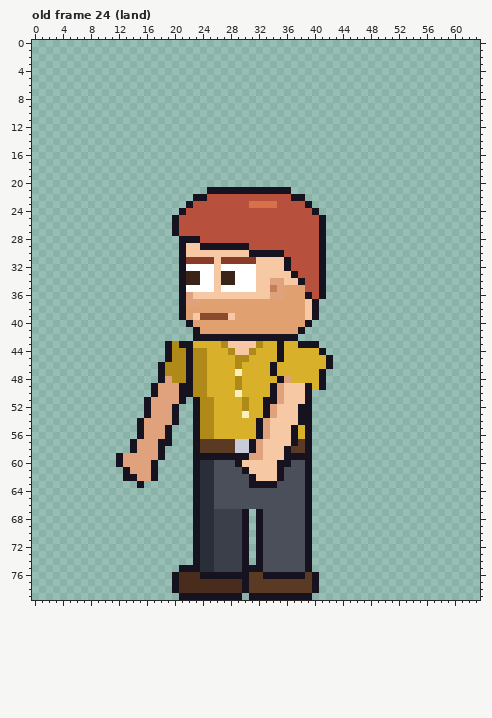
A pixel-art file gets an edit: sprites/expo/expo_vendi_left_anim.aseprite. Above is the file before it was changed.
64x80 pixels, 123 frames. Colours within 5 levels of each other are drawn and written as one. Shown: old frame 24 (land). The commit also changed other frames, which this record leaves out.
Now the later version:
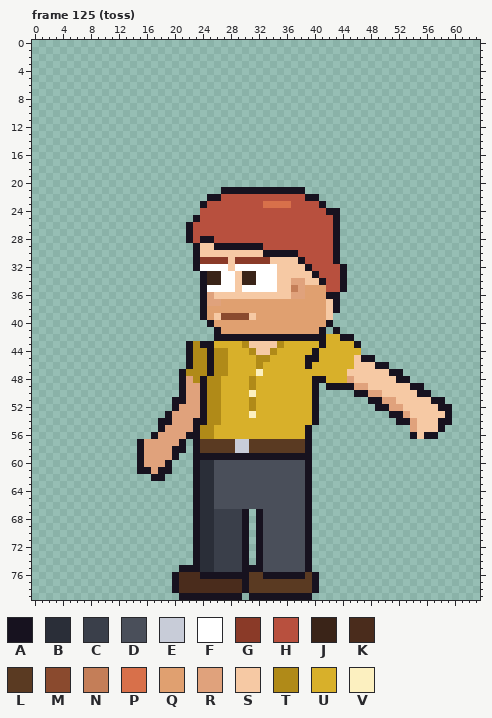
Palette (. is transparent): A #17121f  B #2a2e38  C #3a3f4a  D #4a4f5a  E #c8ccd8  F #ffffff  G #8a3a28  H #b8503e  J #3a2418  K #4a2c1c  L #5a3a22  M #8a4a2e  N #c47e58  P #d8704a  Q #e0a070  R #e0a27c  S #f6c9a4  T #b08a18  U #d8b02a  V #fcf0c0
A new or re-ordered frame is compared with the old frame closest to it.
Difference:
frames 123 -> 129
Changed rows in their new state; - is an unchanged pixel.
Frame 125 (toss) is new; against old frame 24 (land):
first column x 12:
21 -------------..----------AA---------------------
22 -----------..AA----------HHAA-------------------
23 ----------..A------HH--PP--HHA------------------
24 ---------...----------------HHAA----------------
25 --------...A-----------------HHA----------------
26 --------..A------------------HHA----------------
27 --------..A------------------HHA----------------
28 ---------.-HAA---------------HHA----------------
29 ---------..ASS-----AA--------HHA----------------
30 ---------..A-------SS---AA---HHA----------------
31 ---------..A--G-S---GG--SSA--HHA----------------
32 ---------..A--F-S---FFF-SSSA-HHHA---------------
33 ---------...AJJFFSJJFFF--SSSAHHHA---------------
34 ---------...AJJFFSJJFFFS-RRSS-HHA---------------
35 ---------...A-F--S--FFFSSNRQQQHHA---------------
36 ---------...AR--------SSSRRQQQAA----------------
37 ---------...ARR------------QQQSA----------------
38 ---------...A--------------QQQSA----------------
39 ---------...AQS-MMMS-------QQQS-----------------
40 ----------...A-------------QQQA-----------------
41 -----------...A-----------QQQA-A----------------
42 -----------...------------AAAAUUAA--------------
43 -------...-TAA-UUUT-SSST--UUUAUUUUA-------------
44 -------...---ATTUUU-SSTU----AUUUUUU-------------
45 -------...---ATT-UU-TT-U---AA-UUUUSAA-----------
46 ------....---ATT-U--T-U----A--UUUUSSSAA---------
47 ------...AT--ATT-U--V-U------UUUUSSSSSSAA-------
48 ------...AR-ATT--U-T---UU---A-UUURSSSSSSAA------
49 -----....-RRATT--U-T--UUUUUUA.AAAARRSSSSSSAA----
50 -----....-RRATT--U-V--UUUUUUA-----AARRSSSSSAA---
51 ----....A-RRA-T---UT-UUUUUUUA-------AARRSSSSSAA-
52 ----....-RRRA-T---UT-UUUUUUUA--------AARRSSSSSAA
53 ----...ARRRRA-T---UV-UUUUUUUA----------AARSSSSSA
54 ---...AARRR-A-T-----UUUUUUUUA-----------AARSSSAA
55 ---...ARRRR---------UUUUUU----------------RSSSA-
56 ---..A-RRRA---------UUUUUU----------------ASAA--
57 --.A--RRRA---------LLLLLLL----------------------
58 --.A--RRAA---------LLLLLL-----------------------
59 ...A--RRA----------AAAAA------------------------
60 ...A-RRA---------DDDDDDDD-----------------------
61 -..AARAA----------DDDDDD------------------------
62 -....-A------------DDDDD------------------------
63 ---.---------------DDDD-------------------------
